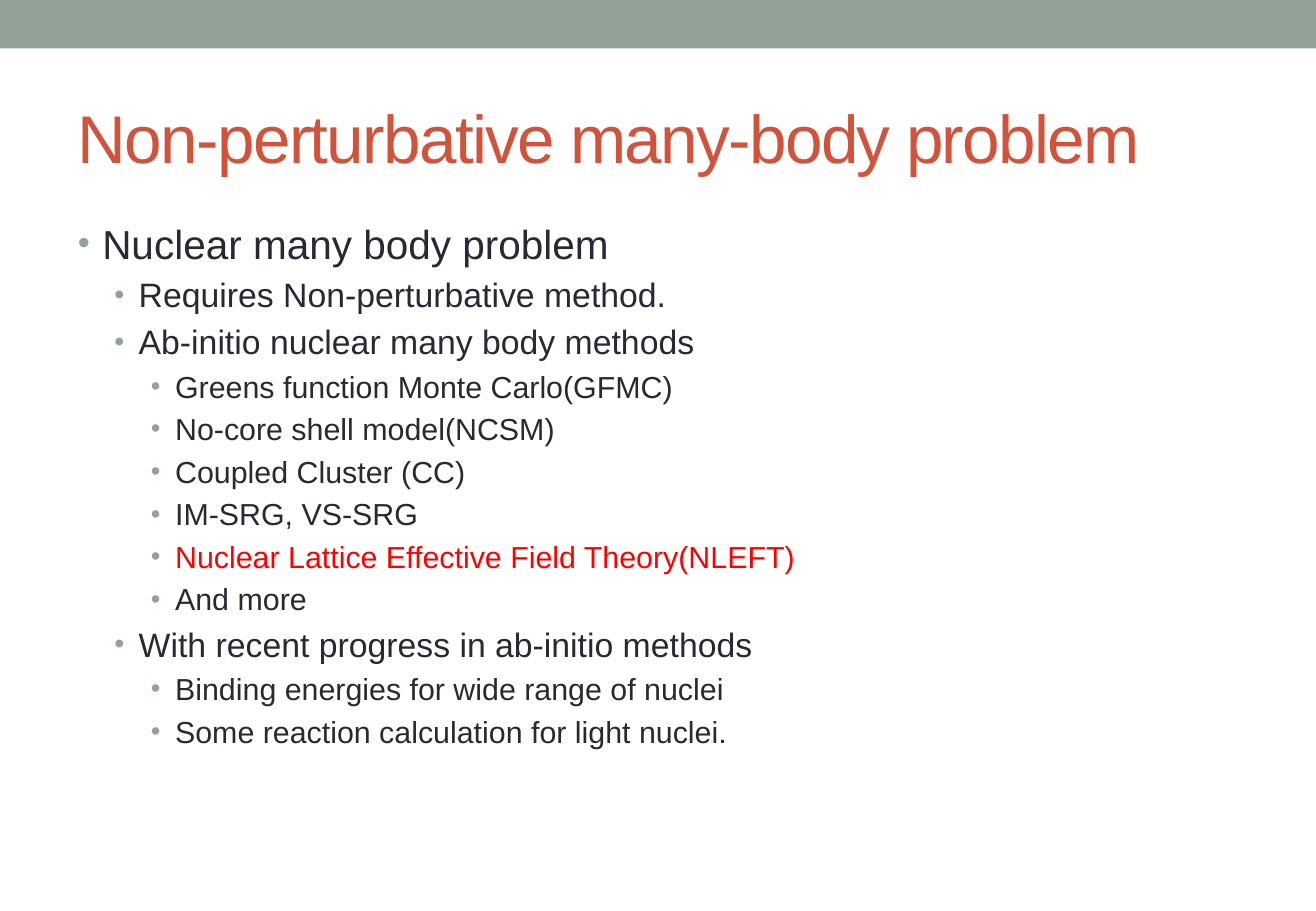
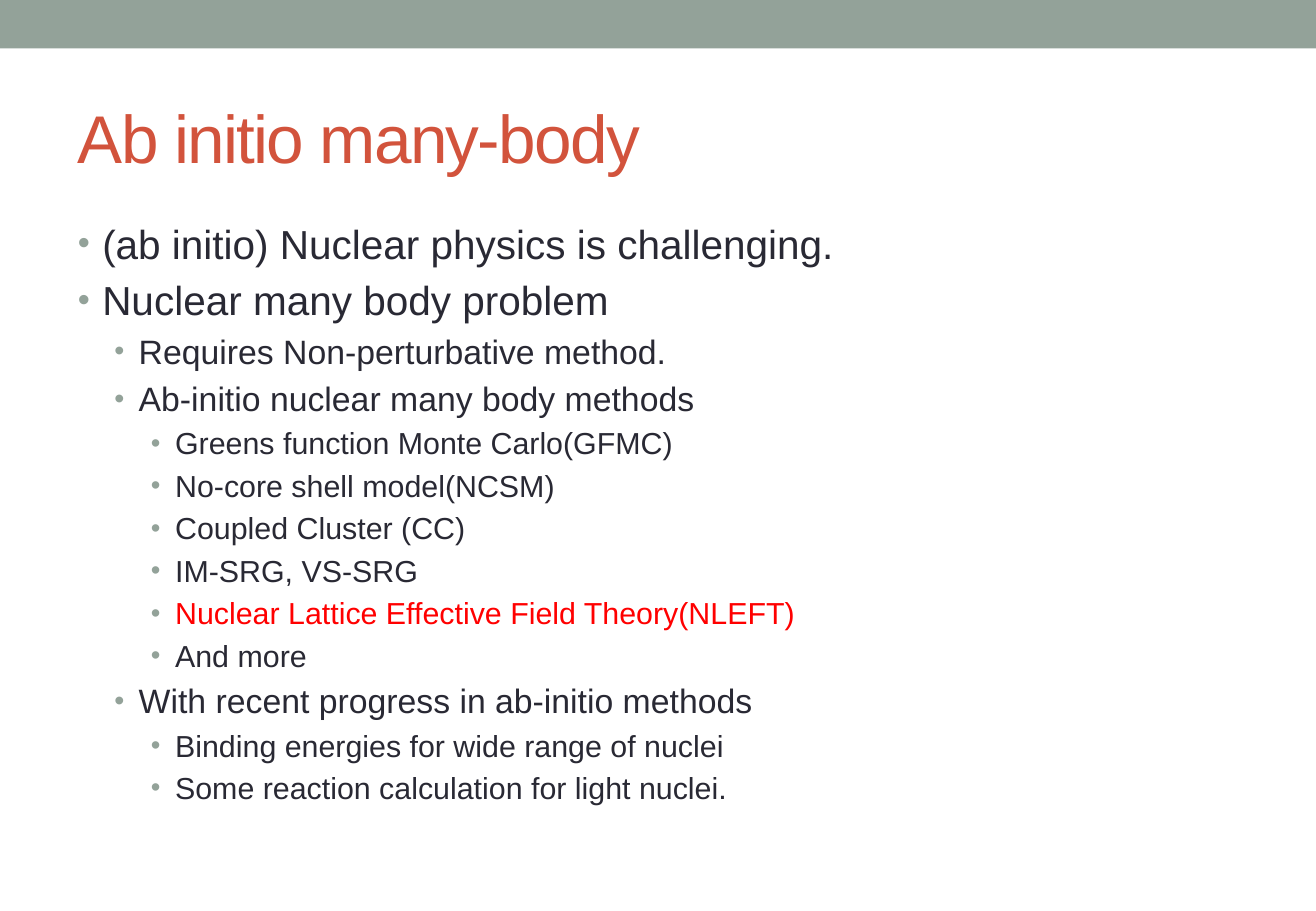
Before and after one commit to alphacentaury-github/NPSS2020, a slide deck: slide 3 of 20221020_KPS_송영호.pptx (slide 4 before the commit). Drawn at 1316x911 pixels with LibreOffice and Linux fonts; fonts in the diff are those of the drawing. Boxes give left, top, right and bottom in pixels: in the first picture for what was removed or moved away, otherwise in the second. Text is boxed around its words. In the diff, an @@ line names an element or a change of style, - is before the commit and + after.

```diff
--- a/20221020_KPS_송영호.pptx
+++ b/20221020_KPS_송영호.pptx
@@ title at (x1=78, y1=114, x2=640, y2=176): text changed @@
-Non-perturbative many-body problem
+Ab initio many-body
@@ text at (x1=102, y1=229, x2=833, y2=266): paragraph added @@
+• (ab initio) Nuclear physics is challenging.
```
Also in this commit, not shown: 10 other slides changed, 1 slide added, 3 slides removed, 1 other file.
